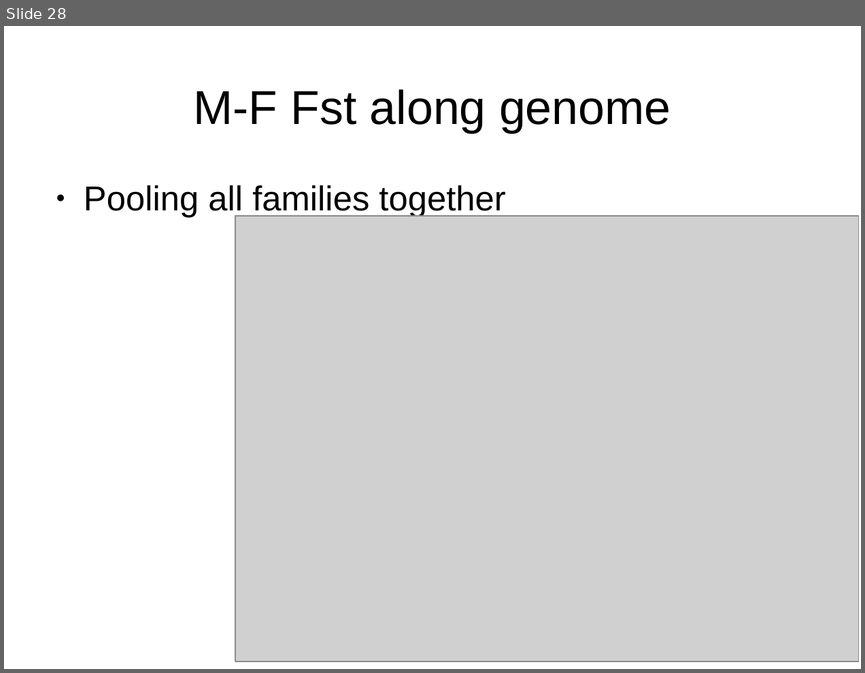
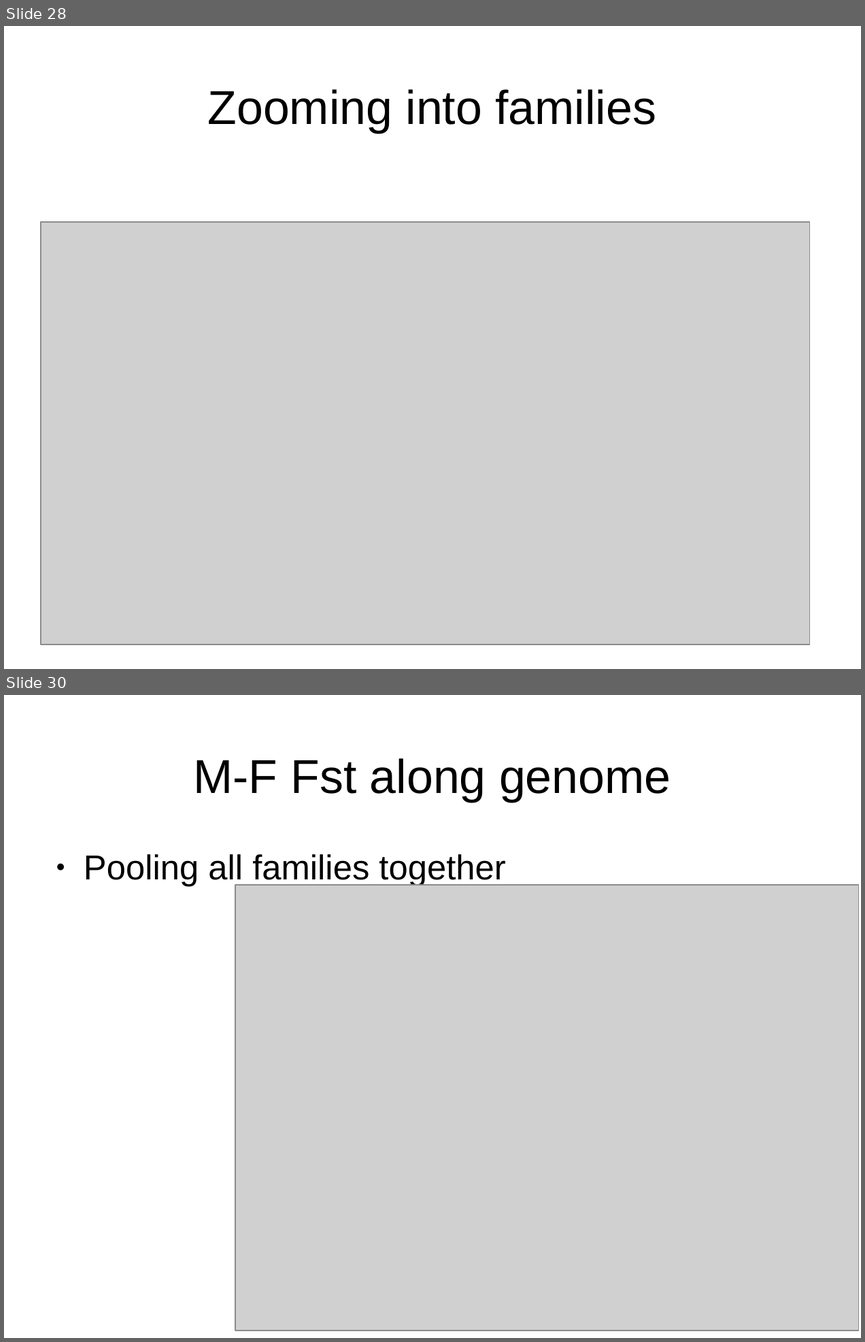
Before and after one commit to cmdoret/master_archive, a slide deck: reports/presentations/lab_meeting_20170712/lab_meeting_20170712.odp. Shown one above the other, each under a label of ours: slide 28 before the commit, slides 28 and 30 after it; the slides between them are not shown. The pictures are 865x673 and 865x1342 pixels, drawn with LibreOffice and Linux fonts; fonts in the diff are those of the drawing; grey boxes stand for pictures. Boxes give left, top, right and bottom in pixels: in the first picture for what was removed or moved away, otherwise in the second. Text is boxed around its words. In the diff, an @@ line names an element or a change of style, - is before the commit and + after.

```diff
--- a/reports/presentations/lab_meeting_20170712/lab_meeting_20170712.odp
+++ b/reports/presentations/lab_meeting_20170712/lab_meeting_20170712.odp
@@ slide 28 added at bbox=[4, 26, 861, 669], background #FFFFFF @@
@@ title added at bbox=[208, 89, 656, 133], 44 pt, text #000000 @@
+Zooming into families
@@ picture added at bbox=[41, 222, 810, 644] @@
@@ what was slide 28 is now slide 30 @@
```
Also in this commit, not shown: 1 slide changed, 2 other slides added, 1 slide removed, 4 other files.
